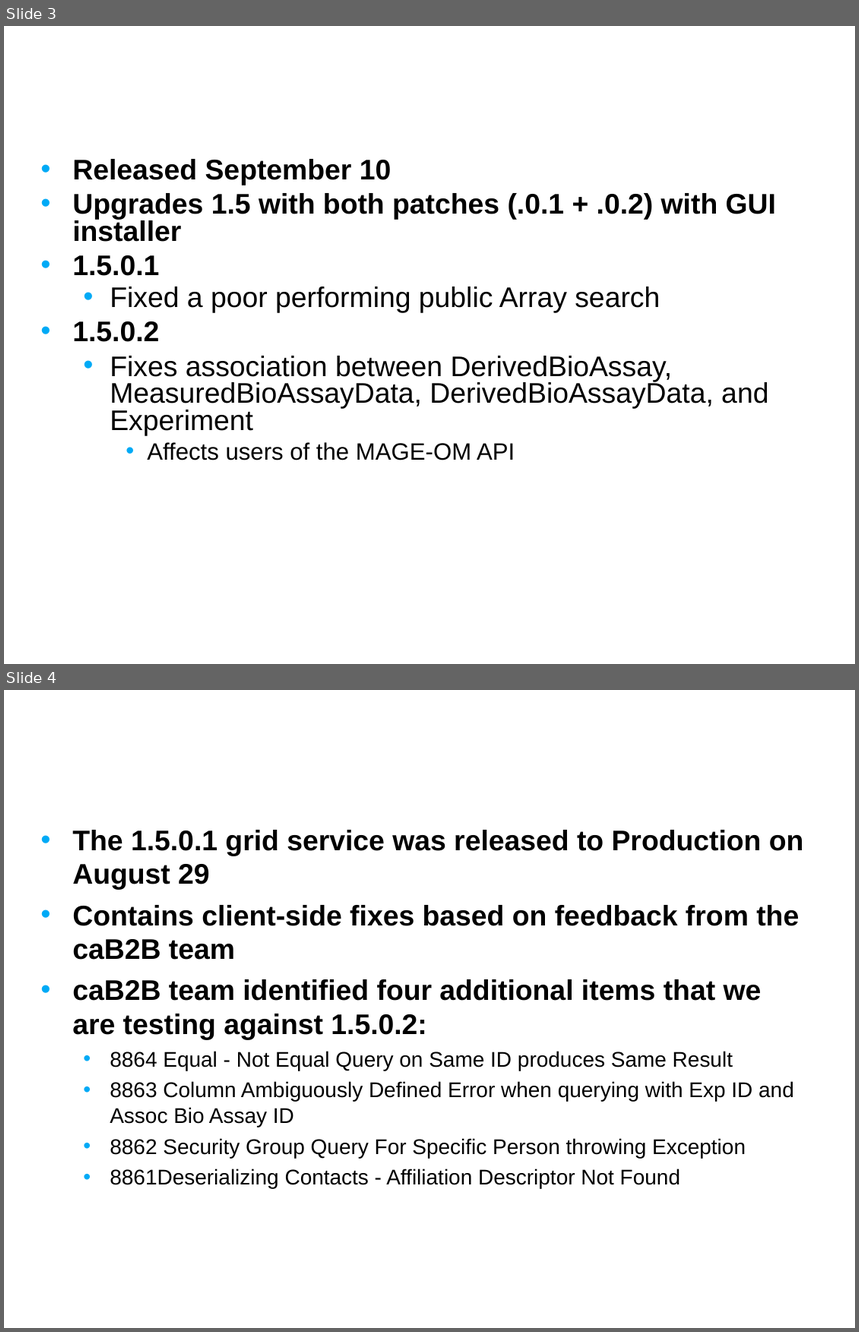
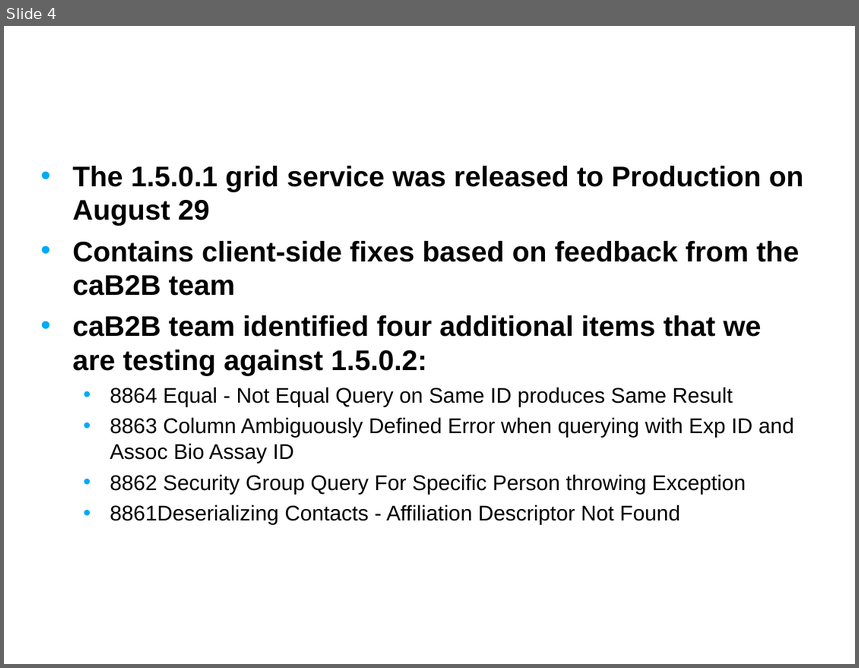
Before and after one commit to NCIP/caarray-docs, a slide deck: project_management/open_meetings/caArray User Community Meeting Oct17.ppt. Shown one above the other, each under a label of ours: slides 3 and 4 before the commit, slide 4 after it. The pictures are 859x1332 and 859x668 pixels, drawn with LibreOffice and Linux fonts; fonts in the diff are those of the drawing; background and template pictures are left out. Boxes give left, top, right and bottom in pixels: in the first picture for what was removed or moved away, otherwise in the second. Text is boxed around its words. In the diff, an @@ line names an element or a change of style, - is before the commit and + after.

```diff
--- a/project_management/open_meetings/caArray User Community Meeting Oct17.ppt
+++ b/project_management/open_meetings/caArray User Community Meeting Oct17.ppt
@@ slide 3 removed at [4,26,855,664], background picture (left out) @@
@@ title removed at [32,26,671,126] @@
-caArray 1.5.0.2 – Cumulative Patch Release
@@ text removed at [72,159,776,461] @@
-• Released September 10
-• Upgrades 1.5 with both patches (.0.1 + .0.2) with GUI installer
-• 1.5.0.1
-  • Fixed a poor performing public Array search
-• 1.5.0.2
-  • Fixes association between DerivedBioAssay, MeasuredBioAssayData, DerivedBioAssayData, and Experiment
-    • Affects users of the MAGE-OM API
```
Also in this commit, not shown: 1 slide changed, 1 slide added.
